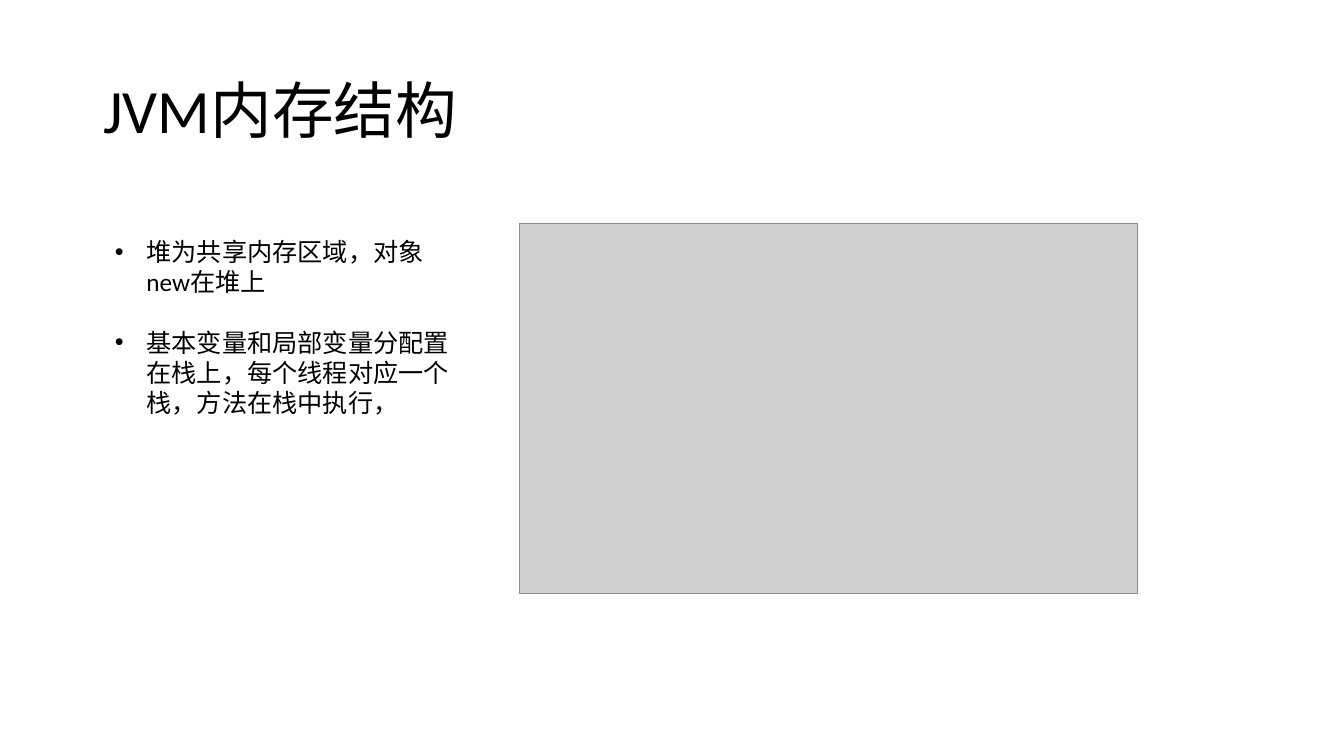
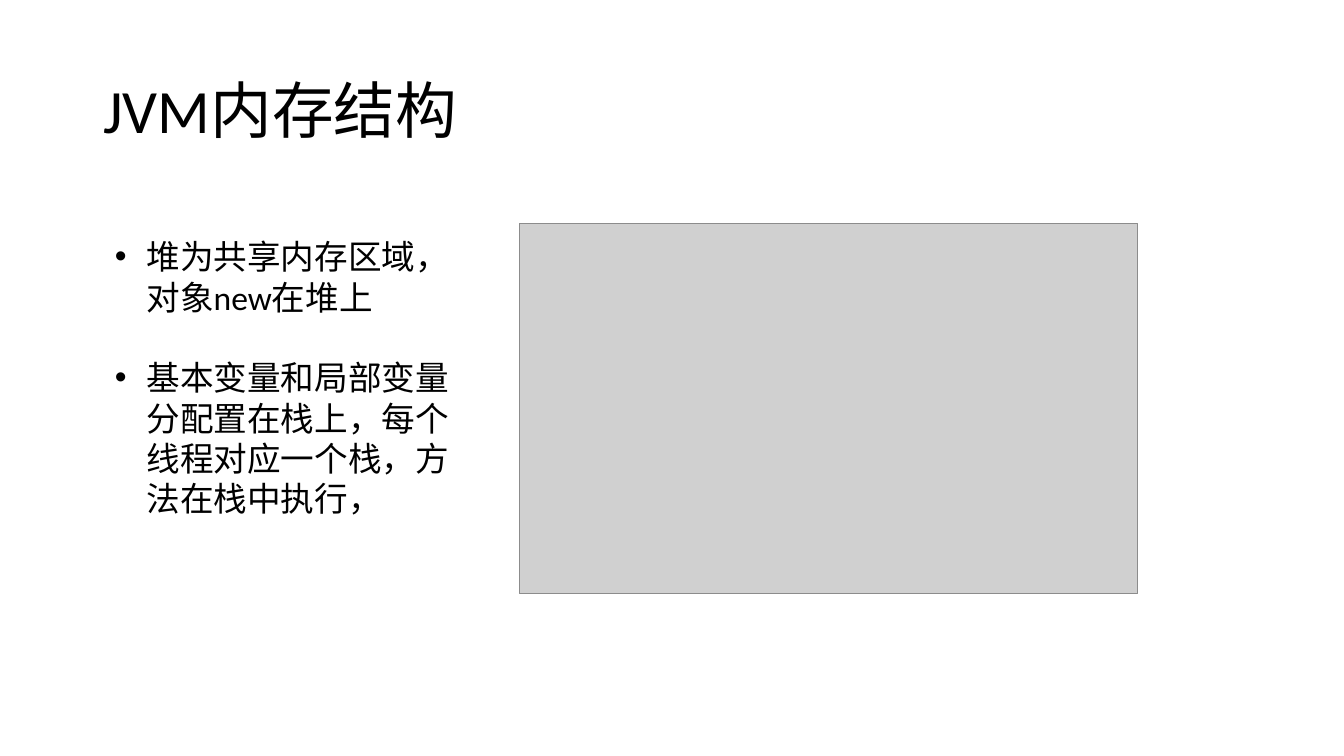
Before and after one commit to GerogeLeon/multithread_demo, a slide deck: slide 15 of JAVA并发编程.pptx. Drawn at 1344x756 pixels with LibreOffice and Linux fonts; fonts in the diff are those of the drawing; grey boxes stand for pictures. Boxes give left, top, right and bottom in pixels: in the first picture for what was removed or moved away, otherwise in the second. Text is boxed around its words. In the diff, an @@ line names an element or a change of style, - is before the commit and + after.

```diff
--- a/JAVA并发编程.pptx
+++ b/JAVA并发编程.pptx
@@ text "堆为共享内存区域，对象new在堆上" at [146, 240, 448, 515]: size 18 to 24 pt @@
```
Also in this commit, not shown: 6 other slides changed, 7 other files.
